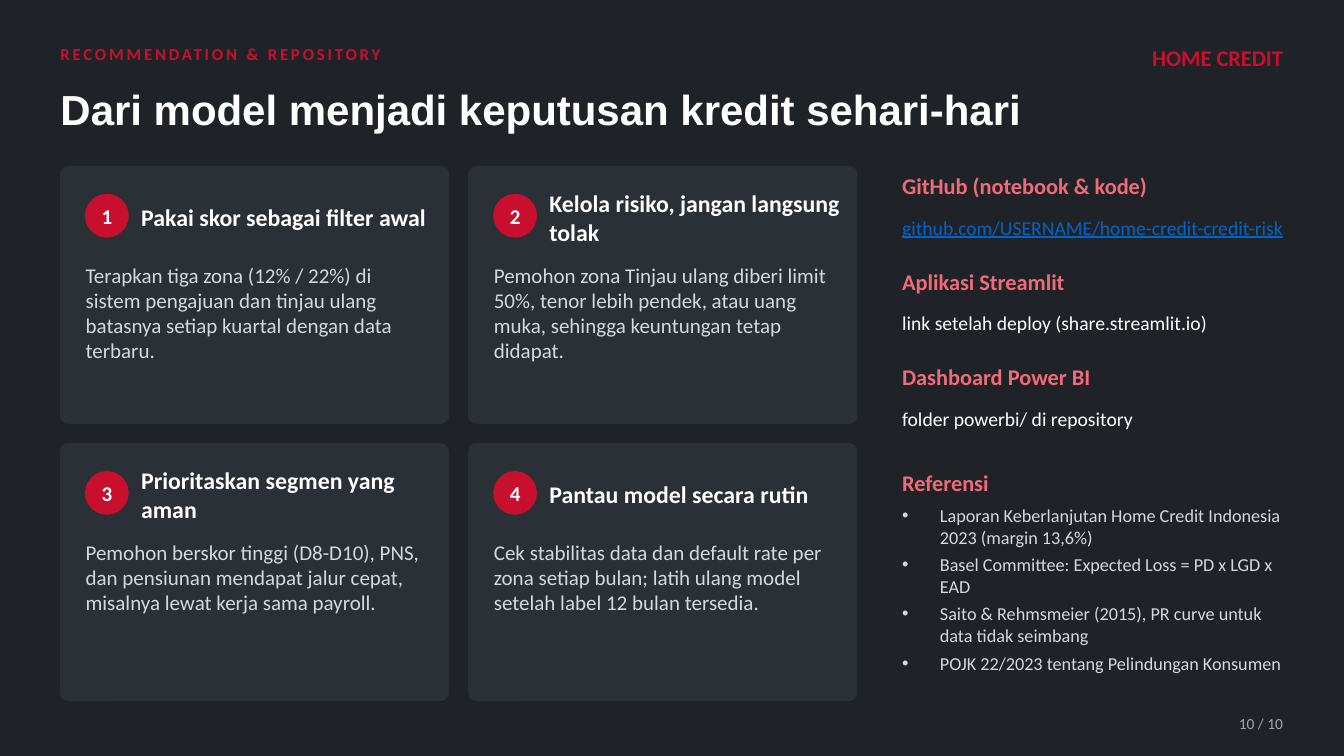
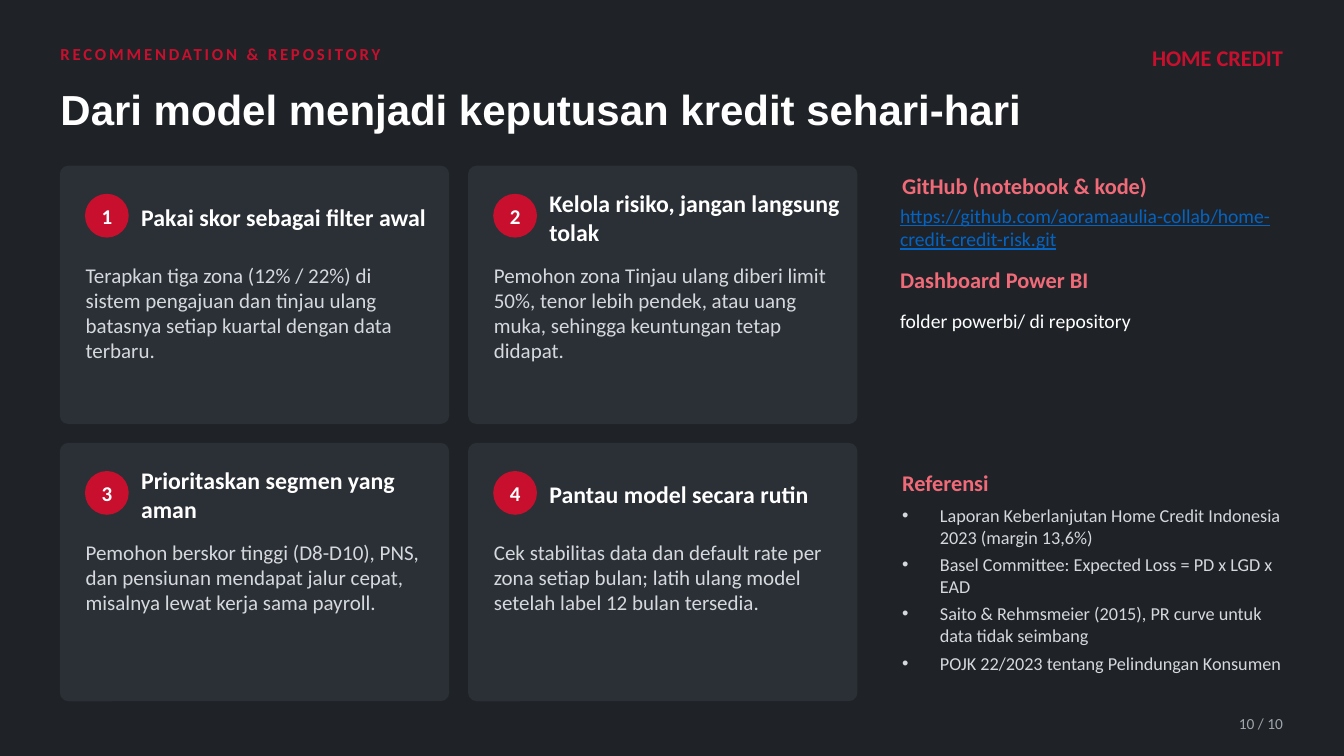
Before and after one commit to aoramaaulia-collab/home-credit-credit-risk, a slide deck: slide 10 of HomeCredit_CreditRiskScoring.pptx. Drawn at 1344x756 pixels with LibreOffice and Linux fonts; fonts in the diff are those of the drawing. Boxes give left, top, right and bottom in pixels: in the first picture for what was removed or moved away, otherwise in the second. Text is boxed around its words. In the diff, an @@ line names an element or a change of style, - is before the commit and + after.

Commit message:
Update PPT to latest version

```diff
--- a/HomeCredit_CreditRiskScoring.pptx
+++ b/HomeCredit_CreditRiskScoring.pptx
@@ text at (x1=900, y1=209, x2=1270, y2=250): text changed @@
-github.com/USERNAME/home-credit-credit-risk
+https://github.com/aoramaaulia-collab/home-credit-credit-risk.git
@@ text "Dashboard Power BI" moved from (x1=902, y1=369, x2=1090, y2=385) to (x1=900, y1=272, x2=1088, y2=288) @@
@@ text "folder powerbi/ di repository" moved from (x1=902, y1=412, x2=1133, y2=429) to (x1=900, y1=314, x2=1131, y2=331) @@
@@ text removed at (x1=902, y1=274, x2=1064, y2=294) @@
-Aplikasi Streamlit
@@ text removed at (x1=902, y1=316, x2=1206, y2=333) @@
-link setelah deploy (share.streamlit.io)
```
Also in this commit, not shown: 6 other slides changed.
